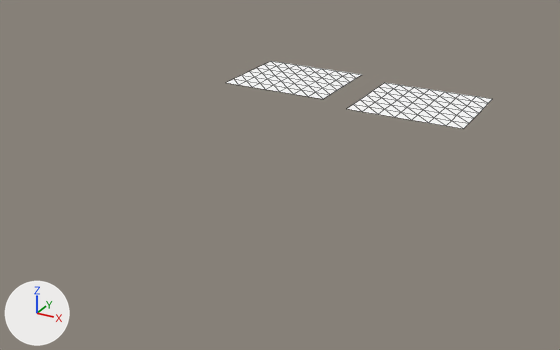
The glTF model assets/models/niveau/niveau_plancher.gltf: old version first, new version second.
Rendered twice from a 50 mm camera at (18.4, -54.7, 14.7) aimed at (-1.3, -19.0, -3.2). Arrows for +X, +Y and +Z are at lower left; the lights stay in place. The older version comes first. Mesh edges are drawn as thin lines. Vertices at exactly the same position are counted once.

In view in the first picture: 'niveau_plancher'.
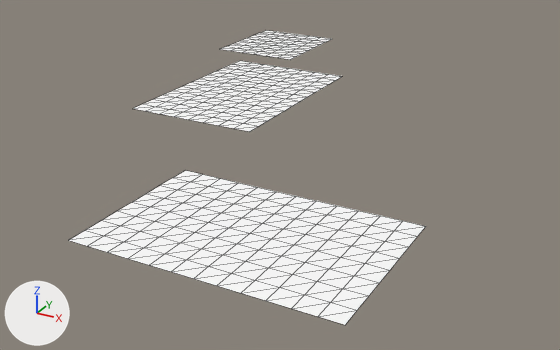
What the commit changed:
me_niveau_plancher is used by ob_niveau_plancher; location (0.0, 0.0, 0.0).
me_niveau_plancher had 112 vertices, 168 faces and spanned x -8.0..8.0, y -15.0..-8.0, z 0.0.
me_niveau_plancher now has 290 vertices, 468 faces and spans x -13.0..10.0, y -35.0..0.0, z 0.0.
me_niveau_plancher part 1: a new loose piece of 117 vertices spanning x -2.0..10.0, y -35.0..-27.0, z 0.0, in mat_plancher (white #ffffff).
me_niveau_plancher part 2: a new loose piece of 56 vertices spanning x -13.0..-7.0, y -7.0..0.0, z 0.0, in mat_plancher (white #ffffff).
me_niveau_plancher part 3: the loose piece of 56 vertices spanning x 1.0..8.0, y -15.0..-9.0, z 0.0 is deleted.
Part 4, on me_niveau_plancher:
14 vertices are removed from x -8.0..-1.0, y -14.0..-8.0, z 0.0.
84 faces are deleted.
6 vertices are added at (-10.0, -10.0, 0.0), (-9.0, -9.0, 0.0), (-10.0, -9.0, 0.0), (-3.0, -21.0, 0.0), (-2.0, -20.0, 0.0), (-2.0, -21.0, 0.0).
12 new vertices lie (-1.0, -1.0, 0.0) away from vertices in x -8.0..-2.0, y -14.0..-9.0, z 0.0.
12 new vertices lie (-1.0, -1.0, 0.0) away from vertices in x -9.0..-3.0, y -15.0..-10.0, z 0.0.
9 new vertices lie (0.0, -1.0, 0.0) away from vertices in x -10.0..-2.0, y -16.0..-14.0, z 0.0.
9 new vertices lie (0.0, -1.0, 0.0) away from vertices in x -10.0..-2.0, y -17.0..-15.0, z 0.0.
9 new vertices lie (0.0, -1.0, 0.0) away from vertices in x -10.0..-2.0, y -18.0..-16.0, z 0.0.
9 new vertices lie (0.0, -1.0, 0.0) away from vertices in x -10.0..-2.0, y -19.0..-17.0, z 0.0.
9 new vertices lie (0.0, -1.0, 0.0) away from vertices in x -10.0..-2.0, y -20.0..-18.0, z 0.0.
192 new faces join them.

Boxes (x1, y1, x2, y2) around the edits, measured in the pictures (560 x 350 px):
'niveau_plancher', reshaped (34% wider, 329% taller): before (226, 61, 492, 129); after (68, 30, 426, 325)
part 1 of me_niveau_plancher, added: after (68, 170, 426, 325)
part 2 of me_niveau_plancher, added: after (220, 30, 331, 60)
part 3 of me_niveau_plancher, deleted: before (347, 83, 492, 129)
part 4 of me_niveau_plancher, built on: before (226, 61, 362, 99); after (133, 61, 342, 132)
